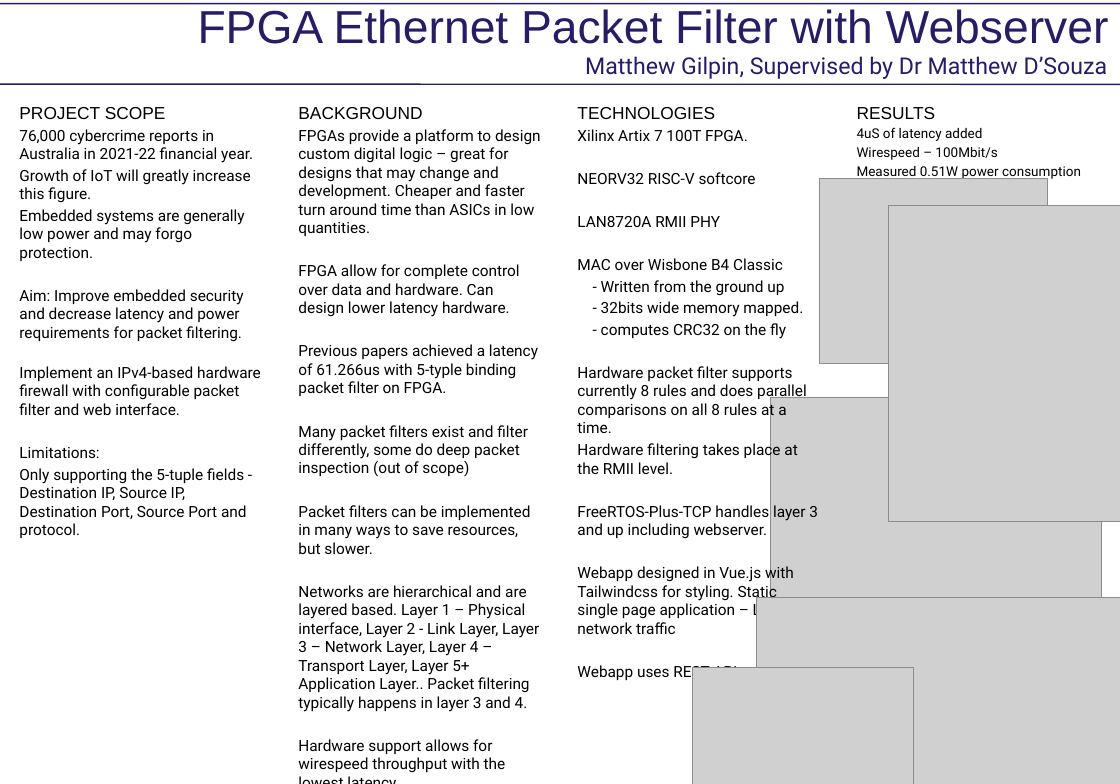
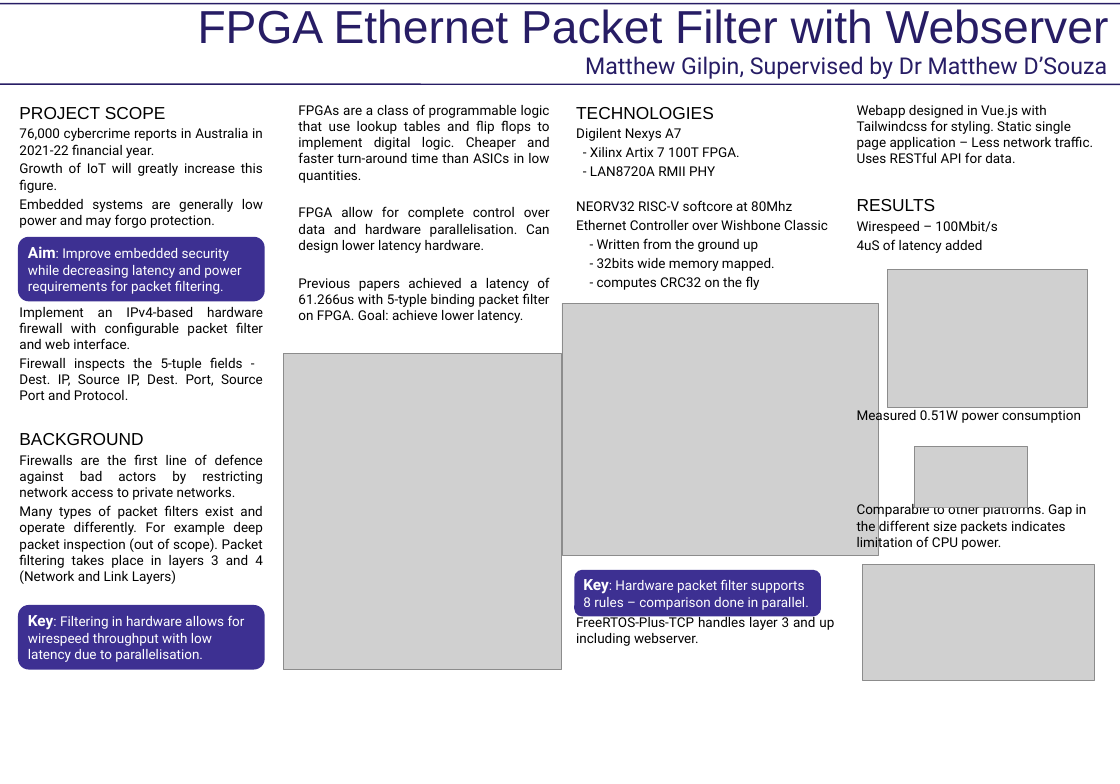
Before and after one commit to matty0005/thesis, a slide deck: slide 1 of poster/poster_matthew_gilpin.pptx. Drawn at 1120x784 pixels with LibreOffice and Linux fonts; fonts in the diff are those of the drawing; grey boxes stand for pictures; background and template pictures are left out. Boxes give left, top, right and bottom in pixels: in the first picture for what was removed or moved away, otherwise in the second. Text is boxed around its words. In the diff, an @@ line names an element or a change of style, - is before the commit and + after.

Commit message:
Mostly done poster to some extent

```diff
--- a/poster/poster_matthew_gilpin.pptx
+++ b/poster/poster_matthew_gilpin.pptx
@@ text at bbox=[298, 104, 550, 323]: text changed; size 16 to 14 pt @@
-BACKGROUND
-FPGAs provide a platform to design custom digital logic – great for designs that may change and development. Cheaper and faster turn around time than ASICs in low quantities.
-FPGA allow for complete control over data and hardware. Can design lower latency hardware.
-Previous papers achieved a latency of 61.266us with 5-typle binding packet filter on FPGA.
-Many packet filters exist and filter differently, some do deep packet inspection (out of scope)
-Packet filters can be implemented in many ways to save resources, but slower.
-Networks are hierarchical and are layered based. Layer 1 – Physical interface, Layer 2 - Link Layer, Layer 3 – Network Layer, Layer 4 – Transport Layer, Layer 5+ Application Layer.. Packet filtering typically happens in layer 3 and 4.
-Hardware support allows for wirespeed throughput with the lowest latency.
+FPGAs are a class of programmable logic that use lookup tables and flip flops to implement digital logic. Cheaper and faster turn-around time than ASICs in low quantities.
+FPGA allow for complete control over data and hardware parallelisation. Can design lower latency hardware.
+Previous papers achieved a latency of 61.266us with 5-typle binding packet filter on FPGA. Goal: achieve lower latency.
@@ text at bbox=[857, 105, 1093, 163]: paragraph added @@
+Webapp designed in Vue.js with Tailwindcss for styling. Static single page application – Less network traffic. Uses RESTful API for data.
@@ text at bbox=[19, 128, 263, 349]: size 16 to 14 pt in "76,000 cybercrime reports in Australia in 2021-22 ...", "Growth of IoT will greatly increase this ...", "Embedded systems are generally low power and ...", "Implement an IPv4-based hardware firewall with configurable ..."; alignment left to justified @@
@@ text at bbox=[857, 147, 997, 160]: paragraph removed @@
-Wirespeed – 100Mbit/s
@@ text at bbox=[576, 200, 828, 230]: text changed; size 16 to 14 pt @@
-Xilinx Artix 7 100T FPGA.
-NEORV32 RISC-V softcore
-LAN8720A RMII PHY
-MAC over Wisbone B4 Classic
+Digilent Nexys A7
+- Xilinx Artix 7 100T FPGA.
+- LAN8720A RMII PHY
+NEORV32 RISC-V softcore at 80Mhz
+Ethernet Controller over Wishbone Classic
@@ rounded rectangle added at bbox=[18, 237, 265, 301], fill #3D3092, 14 pt, text #FFFFFF @@
+Aim: Improve embedded security while decreasing latency and power requirements for packet filtering.
@@ text at bbox=[576, 238, 834, 646]: size 16 to 14 pt in "- Written from the ground up", "- 32bits wide memory mapped.", "- computes CRC32 on the fly", "FreeRTOS-Plus-TCP handles layer 3 and up including ..."; alignment left to justified @@
@@ text at bbox=[857, 221, 997, 234]: paragraph added @@
+Wirespeed – 100Mbit/s
@@ picture: place and size @@
-picture at bbox=[819, 179, 1047, 364]
+picture at bbox=[887, 269, 1087, 407]
@@ text at bbox=[19, 289, 244, 342]: paragraph removed @@
-Aim: Improve embedded security and decrease latency and power requirements for packet filtering.
@@ picture: place and size @@
-picture at bbox=[770, 397, 1101, 661]
+picture at bbox=[562, 303, 879, 556]
@@ text at bbox=[19, 357, 263, 584]: text changed; size 16 to 14 pt @@
-Limitations:
-Only supporting the 5-tuple fields - Destination IP, Source IP, Destination Port, Source Port and protocol.
+Firewall inspects the 5-tuple fields - Dest. IP, Source IP, Dest. Port, Source Port and Protocol.
+BACKGROUND
+Firewalls are the first line of defence against bad actors by restricting network access to private networks.
+Many types of packet filters exist and operate differently. For example deep packet inspection (out of scope). Packet filtering takes place in layers 3 and 4 (Network and Link Layers)
@@ picture: place and size @@
-picture at bbox=[888, 205, 1120, 521]
+picture at bbox=[283, 354, 561, 670]
@@ text at bbox=[577, 366, 807, 474]: paragraphs removed @@
-Hardware packet filter supports currently 8 rules and does parallel comparisons on all 8 rules at a time.
-Hardware filtering takes place at the RMII level.
@@ picture: place and size @@
-picture at bbox=[693, 668, 914, 784]
+picture at bbox=[915, 446, 1027, 507]
@@ text at bbox=[857, 502, 1087, 551]: paragraph added @@
+Comparable to other platforms. Gap in the different size packets indicates limitation of CPU power.
@@ text at bbox=[577, 565, 794, 681]: paragraphs removed @@
-Webapp designed in Vue.js with Tailwindcss for styling. Static single page application – Less network traffic
-Webapp uses REST API
@@ picture: place and size @@
-picture at bbox=[756, 597, 1120, 784]
+picture at bbox=[862, 564, 1094, 680]
@@ rounded rectangle added at bbox=[575, 570, 822, 616], fill #3D3092, 14 pt, text #FFFFFF @@
+Key: Hardware packet filter supports 8 rules – comparison done in parallel.
@@ rounded rectangle added at bbox=[18, 605, 265, 670], fill #3D3092, 14 pt, text #FFFFFF @@
+Key: Filtering in hardware allows for wirespeed throughput with low latency due to parallelisation.
```
